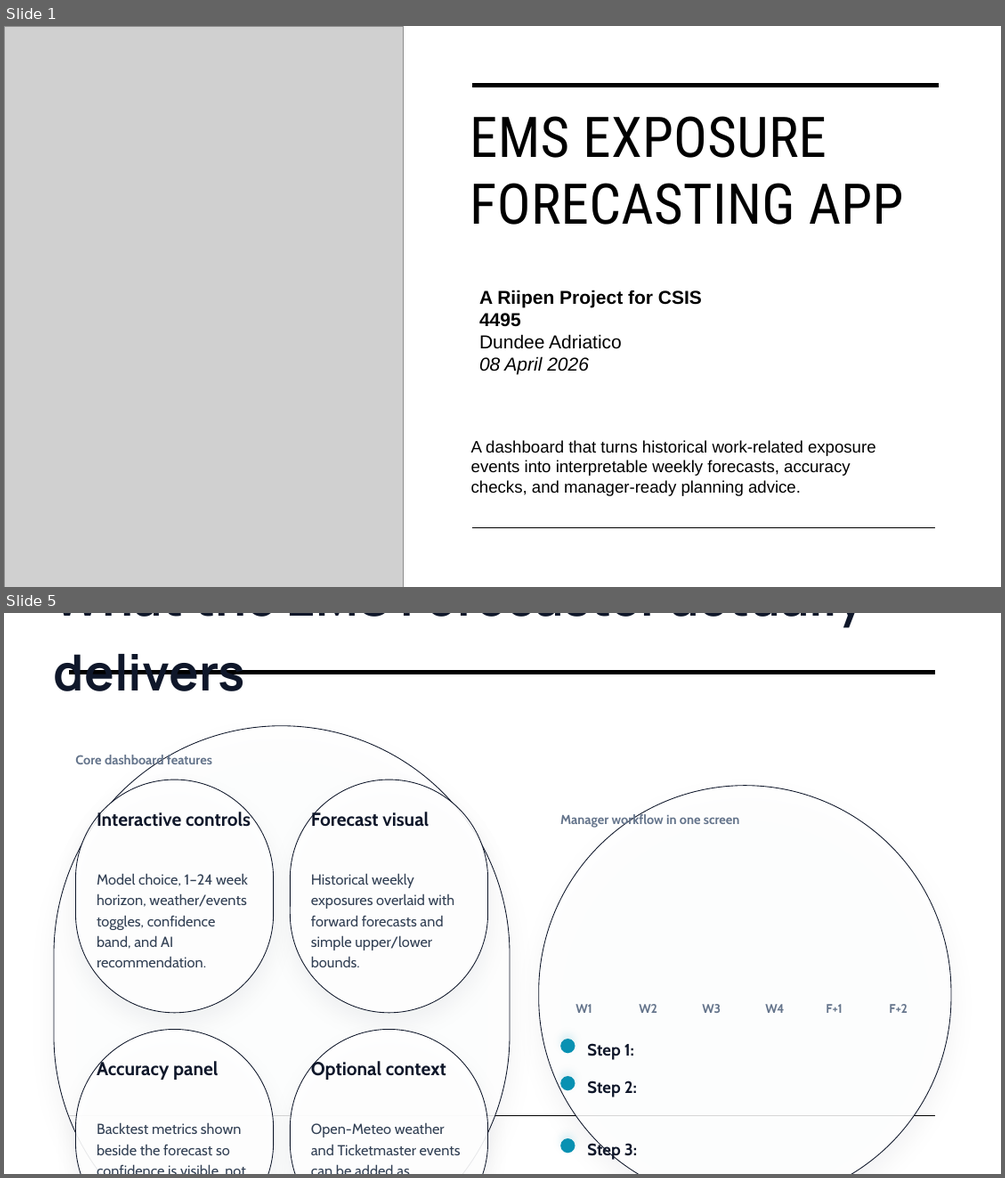
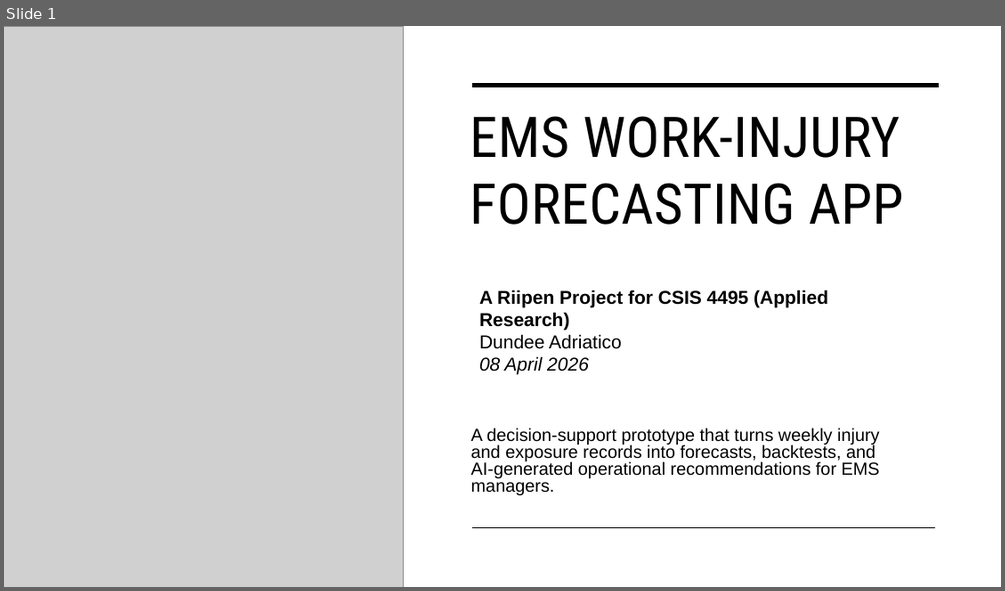
Before and after one commit to dondemici/W26_4495_S2_DundeeA, a slide deck: DocumentsAndReports/EMS Exposure Forecasting App Deck.pptx. Shown one above the other, each under a label of ours: slides 1 and 5 before the commit, slide 1 after it; the slides between them are not shown. The pictures are 1005x1178 and 1005x591 pixels, drawn with LibreOffice and Linux fonts; fonts in the diff are those of the drawing; grey boxes stand for pictures. Boxes give left, top, right and bottom in pixels: in the first picture for what was removed or moved away, otherwise in the second. Text is boxed around its words. In the diff, an @@ line names an element or a change of style, - is before the commit and + after.

```diff
--- a/DocumentsAndReports/EMS Exposure Forecasting App Deck.pptx
+++ b/DocumentsAndReports/EMS Exposure Forecasting App Deck.pptx
@@ slide 5 removed at (4,613,1001,1174), background #FFFFFF @@
@@ text removed at (54,613,866,691) @@
-What the EMS Forecaster actually delivers
@@ line removed from (70, 672) to (936, 672) @@
@@ rounded rectangle removed at (54,726,510,1174) @@
@@ text removed at (75,753,212,768) @@
-Core dashboard features
@@ rounded rectangle removed at (76,779,273,1013) @@
@@ rounded rectangle removed at (291,779,488,1013) @@
@@ rounded rectangle removed at (539,786,952,1174) @@
@@ text removed at (97,810,251,827) @@
-Interactive controls
@@ text removed at (311,810,429,827) @@
-Forecast visual
@@ text removed at (560,812,740,827) @@
-Manager workflow in one screen
@@ text removed at (97,873,248,967) @@
-Model choice, 1–24 week horizon, weather/events toggles, confidence band, and AI recommendation.
@@ text removed at (311,873,455,967) @@
-Historical weekly exposures overlaid with forward forecasts and simple upper/lower bounds.
@@ text removed at (575,1004,592,1013) @@
-W1
@@ text removed at (639,1004,657,1013) @@
-W2
@@ text removed at (702,1004,720,1013) @@
-W3
@@ text removed at (765,1004,784,1013) @@
-W4
@@ text removed at (825,1004,842,1013) @@
-F+1
@@ text removed at (889,1004,907,1013) @@
-F+2
@@ rounded rectangle removed at (76,1030,273,1174) @@
@@ rounded rectangle removed at (291,1030,488,1174) @@
@@ rounded rectangle removed at (560,1038,574,1053) @@
@@ text removed at (97,1059,218,1079) @@
-Accuracy panel
@@ text removed at (311,1059,446,1079) @@
-Optional context
@@ text removed at (587,1043,634,1060) @@
-Step 1:
@@ rounded rectangle removed at (560,1076,574,1090) @@
@@ text removed at (587,1080,637,1097) @@
-Step 2:
@@ line removed from (70, 1116) to (936, 1116) @@
@@ text removed at (97,1122,242,1155) @@
-Backtest metrics shown beside the forecast so confidence is visible, not hidden.
@@ text removed at (311,1123,461,1155) @@
-Open-Meteo weather and Ticketmaster events can be added as exploratory signals.
@@ rounded rectangle removed at (560,1138,574,1152) @@
@@ text removed at (587,1142,637,1160) @@
-Step 3:
@@ slide 1 changed as well @@
@@ picture added at (4,26,403,587) @@
@@ title at (469,116,904,224): text changed @@
-EMS EXPOSURE FORECASTING APP
+EMS WORK-INJURY FORECASTING APP
@@ text at (479,289,828,329): text changed @@
-A Riipen Project for CSIS 4495
+A Riipen Project for CSIS 4495 (Applied Research)
@@ subtitle at (471,427,880,495): text changed; size 16 to 17 pt @@
-A dashboard that turns historical work-related exposure events into interpretable weekly forecasts, accuracy checks, and manager-ready planning advice.
+A decision-support prototype that turns weekly injury and exposure records into forecasts, backtests, and AI-generated operational recommendations for EMS managers.
```
Also in this commit, not shown: 6 slides added, 4 other slides removed, 2 other files.
